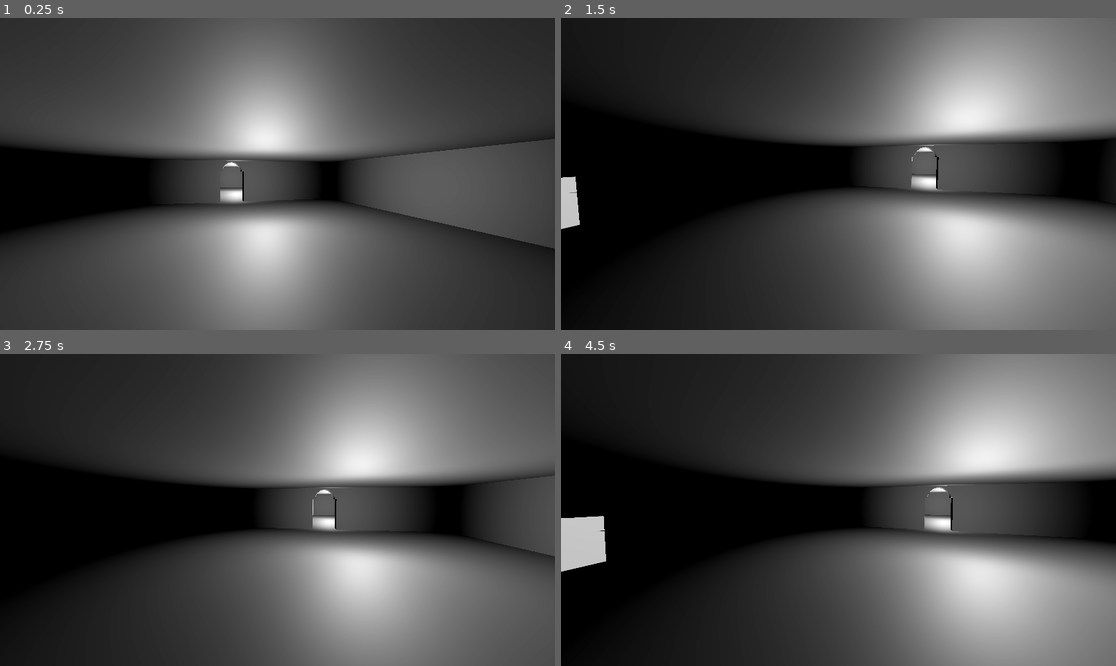
Above: before the commit, frames 1-4 (two rows, left to right).
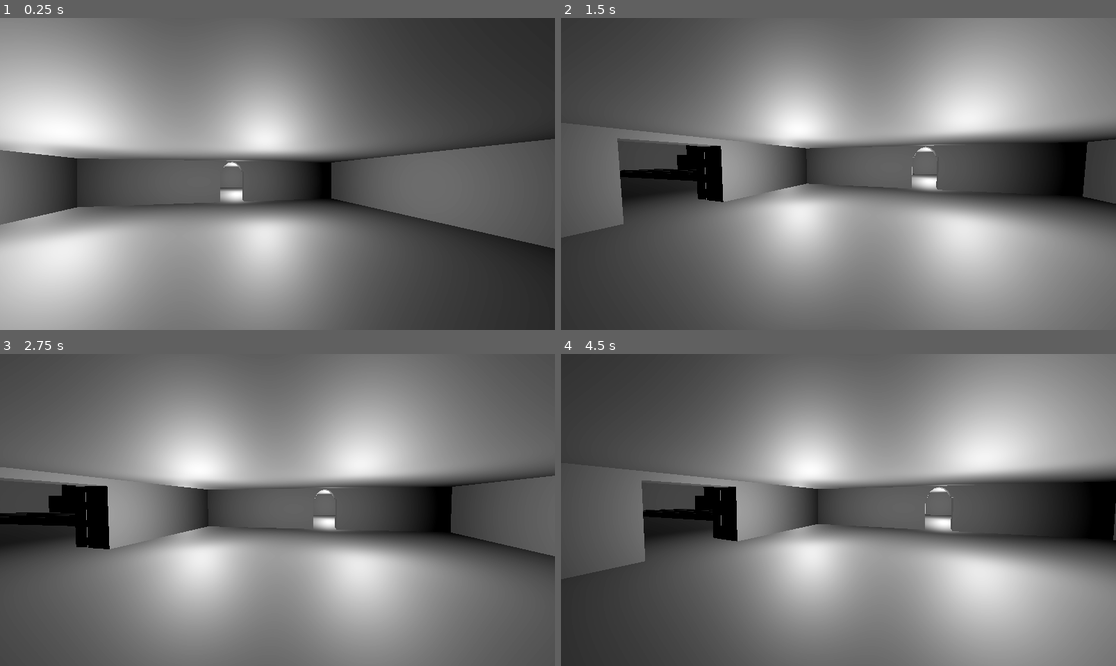
Above: after the commit, the same moments.

Repository: CodeDezz/KyawWin_3DClassGame
Game: Godot game, scene res://scenes/levels/level_01.tscn
Two runs of this game, one before a commit and one after it. Both use one fixed random seed, a clock stepped at 60 frames per second and the inputs below.
Inputs (mouse positions are in pixels of both pictures, inside the frame that each line leads up to):
- Up to frame 1 (0.25 s): no input
- Up to frame 2 (1.5 s): tap Enter (ui_accept) at 0.5, 0.77, 1.25 s; move the mouse to (960, 158) at 0.52 s; hold Right (ui_right) 0.53-1.28 s; tap F (freefly) at 0.6 s; click (960, 158) at 0.67 s; move the mouse to (810, 174) at 1.27 s; hold Up (ui_up) from 1.28 s (still down); tap Shift (sprint) at 1.35 s
- Up to frame 3 (2.75 s): keep holding Up (ui_up); tap Enter (ui_accept) at 1.52, 2 s; move the mouse to (288, 503) at 2.02 s; tap F (freefly) at 2.1 s
- Up to frame 4 (4.5 s): keep holding Up (ui_up); tap Enter (ui_accept) at 2.75, 3.02, 3.5, 3.77, 4.25 s; move the mouse to (832, 516) at 2.77 s; tap Shift (sprint) at 2.85, 4.35 s; click (832, 516) at 2.92 s; move the mouse to (877, 513) at 3.52 s; tap F (freefly) at 3.6 s; move the mouse to (794, 506) at 4.27 s

The runs differ from the first frame. In frame 1, 37% of the frame differs, in the area x 0-67%, y 0-100%; in frame 2, 59%; in frame 3, 53%; in frame 4, 61%, in the area x 0-100%, y 0-100%.

Commit message:
Rooms
walls, second floor, stairs and pipes

Diff:
--- a/kyaw-win-3d-class-game/scenes/levels/level_01.tscn
+++ b/kyaw-win-3d-class-game/scenes/levels/level_01.tscn
@@ -25,7 +25,7 @@
 environment = SubResource("Environment_2djvx")
 
 [node name="DirectionalLight3D" type="DirectionalLight3D" parent="." unique_id=2083935028]
-transform = Transform3D(-0.27010617, -0.43883795, -0.85700846, -0.03963627, -0.8842704, 0.4652899, -0.9620143, 0.15964632, 0.22145298, -3.5, 11.8, 0.49999976)
+transform = Transform3D(-0.16937906, -0.98521984, -0.02555137, 0.21410078, -0.062090345, 0.97483623, -0.9620143, 0.15964632, 0.22145304, -3.5, 11.8, 0.49999976)
 light_energy = 2.376
 light_indirect_energy = 1.516
 light_volumetric_fog_energy = 1.172
@@ -36,54 +36,78 @@
 use_collision = true
 
 [node name="Floor" type="CSGBox3D" parent="CSGCombiner3D" unique_id=15414804]
-transform = Transform3D(1, 0, 0, 0, 1, 0, 0, 0, 1, 0, -0.5, 0)
-size = Vector3(50, 1, 50)
+transform = Transform3D(1, 0, 0, 0, 1, 0, 0, 0, 1, -4.3499985, -0.5, -7.3999996)
+size = Vector3(94.5, 1, 123.200005)
 
 [node name="Ceiling" type="CSGBox3D" parent="CSGCombiner3D" unique_id=316795960]
 transform = Transform3D(1, 0, 0, 0, 1, 0, 0, 0, 1, -3.874302e-07, 3, -11.850001)
 size = Vector3(40, 1, 16.5)
 
+[node name="Ceiling2" type="CSGBox3D" parent="CSGCombiner3D" unique_id=212125060]
+transform = Transform3D(1, 0, 0, 0, 1, 0, 0, 0, 1, -3.874302e-07, 12.799999, 2.249999)
+size = Vector3(40, 0.2, 44.7)
+
 [node name="Wall" type="CSGBox3D" parent="CSGCombiner3D" unique_id=430614383]
 transform = Transform3D(1, 0, 0, 0, 1, 0, 0, 0, 1, 0, 1.25, -4.1000004)
 size = Vector3(40, 2.5, 1)
 
-[node name="DoorwayBottom" type="CSGBox3D" parent="CSGCombiner3D/Wall" unique_id=1958322392]
-transform = Transform3D(1.3113417e-07, 0, 1, 0, 1, 0, -1, 0, 1.3113416e-07, 6.0000005, -0.34999996, -0.05000019)
-operation = 2
-size = Vector3(1.3000001, 1.9, 3.2)
-
-[node name="TopDoorway" type="CSGCylinder3D" parent="CSGCombiner3D/Wall" unique_id=492874863]
-transform = Transform3D(2.8611103e-08, 7.1527694e-08, 1.6199999, -0.9000002, -3.1472197e-08, 1.8127984e-07, 3.9340257e-08, -0.71999985, 3.1157466e-08, 5.999991, 0.3779999, -0.018996239)
+[node name="DoorwayBottom2" type="CSGBox3D" parent="CSGCombiner3D/Wall" unique_id=2102772540]
+transform = Transform3D(-0.0401318, 0, -0.43964553, 0, 1, 0, 0.9991944, 0, -0.017657991, 2.441358, -0.14999998, 0.009781361)
+operation = 2
+size = Vector3(1.3000001, 2.3, 6.8)
+
+[node name="Wall7" type="CSGBox3D" parent="CSGCombiner3D" unique_id=1253616831]
+transform = Transform3D(1, 0, 0, 0, 1, 0, 0, 0, 1, 0, 4.75, -4.1000004)
+size = Vector3(40, 2.5, 1)
+
+[node name="DoorwayBottom2" type="CSGBox3D" parent="CSGCombiner3D/Wall7" unique_id=137213140]
+transform = Transform3D(-0.0401318, 0, -0.43964553, 0, 1, 0, 0.9991944, 0, -0.017657991, -17.458643, -0.1500001, 0.009781361)
+operation = 2
+size = Vector3(1.3000001, 2.3, 6.8)
+
+[node name="Wall2" type="CSGBox3D" parent="CSGCombiner3D" unique_id=1849637947]
+transform = Transform3D(-4.371139e-08, 0, 1, 0, 1, 0, -1, 0, -4.371139e-08, 19.499998, 3.1999998, 0.9)
+size = Vector3(40, 8.1, 1)
+
+[node name="Wall9" type="CSGBox3D" parent="CSGCombiner3D" unique_id=137767689]
+transform = Transform3D(-4.371139e-08, 0, 1, 0, 1, 0, -1, 0, -4.371139e-08, 19.499998, 3.35, -34.25)
+size = Vector3(27.9, 7.8, 1)
+
+[node name="Wall10" type="CSGBox3D" parent="CSGCombiner3D" unique_id=399189]
+transform = Transform3D(-4.371139e-08, 0, 1, 0, 1, 0, -1, 0, -4.371139e-08, 10.849998, 6.65, -34.25)
+size = Vector3(27.9, 1.2, 16.300001)
+
+[node name="Wall3" type="CSGBox3D" parent="CSGCombiner3D" unique_id=8963590]
+transform = Transform3D(-4.371139e-08, 0, 1, 0, 1, 0, -1, 0, -4.371139e-08, -19.500004, 3.3999999, 0.9)
+size = Vector3(40, 7.7000003, 1)
+
+[node name="Wall4" type="CSGBox3D" parent="CSGCombiner3D" unique_id=988636419]
+transform = Transform3D(1, 0, 0, 0, 1, 0, 0, 0, 1, 0, 3.6, 21.4)
+size = Vector3(40, 7.3, 1)
+
+[node name="DoorwayBottom" type="CSGBox3D" parent="CSGCombiner3D/Wall4" unique_id=1958322392]
+transform = Transform3D(1.3113417e-07, 0, 1, 0, 1, 0, -1, 0, 1.3113416e-07, -0.099999815, -2.2499998, -0.14999771)
+operation = 2
+size = Vector3(1.3000001, 2.7, 5.1)
+
+[node name="TopDoorway" type="CSGCylinder3D" parent="CSGCombiner3D/Wall4" unique_id=492874863]
+transform = Transform3D(3.1472215e-08, 7.1527694e-08, 2.1059997, -0.99000025, -3.1472197e-08, 2.3566379e-07, 4.3274284e-08, -0.71999985, 4.0504705e-08, -0.10000935, -1.0219996, -0.018995285)
 operation = 2
 radius = 0.90000004
 height = 1.5250001
 sides = 16
 
-[node name="Wall2" type="CSGBox3D" parent="CSGCombiner3D" unique_id=1849637947]
-transform = Transform3D(-4.371139e-08, 0, 1, 0, 1, 0, -1, 0, -4.371139e-08, 19.499998, 1.25, 0.9)
-size = Vector3(40, 2.5, 1)
-
-[node name="Wall3" type="CSGBox3D" parent="CSGCombiner3D" unique_id=8963590]
-transform = Transform3D(-4.371139e-08, 0, 1, 0, 1, 0, -1, 0, -4.371139e-08, -19.500004, 1.25, 0.9)
-size = Vector3(40, 2.5, 1)
-
-[node name="CSGCylinder3D" type="CSGCylinder3D" parent="CSGCombiner3D/Wall3" unique_id=1332471688]
-transform = Transform3D(1, 0, 0, 0, 1, 0, 0, 0, 1, -2.3841858e-07, 0, 5.8)
-
-[node name="CSGSphere3D" type="CSGSphere3D" parent="CSGCombiner3D/Wall3/CSGCylinder3D" unique_id=570767136]
-transform = Transform3D(1, 0, 0, 0, 1, 0, 0, 0, 1, -3.5762787e-07, 0, 8.1)
-
-[node name="Wall4" type="CSGBox3D" parent="CSGCombiner3D" unique_id=988636419]
-transform = Transform3D(1, 0, 0, 0, 1, 0, 0, 0, 1, 0, 1.25, 21.4)
-size = Vector3(40, 2.5, 1)
-
 [node name="Wall5" type="CSGBox3D" parent="CSGCombiner3D" unique_id=1689213529]
-transform = Transform3D(1, 0, 0, 0, 1, 0, 0, 0, 1, 0, 1.25, -19.6)
-size = Vector3(40, 2.5, 1)
+transform = Transform3D(1, 0, 0, 0, 1, 0, 0, 0, 1, 0, 6.15, -19.6)
+size = Vector3(40, 13.400001, 1)
+
+[node name="Wall8" type="CSGBox3D" parent="CSGCombiner3D" unique_id=1833756907]
+transform = Transform3D(1, 0, 0, 0, 1, 0, 0, 0, 1, 11.849999, 3.25, -48.7)
+size = Vector3(16.300001, 8, 1)
 
 [node name="Wall6" type="CSGBox3D" parent="CSGCombiner3D" unique_id=1717822800]
-transform = Transform3D(-1.923301e-08, 0, 1, 0, 1, 0, -0.44, 0, -4.371139e-08, -6.300004, 1.25, -11.838001)
-size = Vector3(37.5, 2.5, 1)
+transform = Transform3D(-1.923301e-08, 0, 1, 0, 1, 0, -0.44, 0, -4.371139e-08, -6.300004, 1.25, -11.860001)
+size = Vector3(37.4, 2.5, 1)
 
 [node name="DoorwayBottom" type="CSGBox3D" parent="CSGCombiner3D/Wall6" unique_id=440975835]
 transform = Transform3D(1.3113417e-07, 0, 1, 0, 1, 0, -1, 0, 1.3113416e-07, 1.1000004, -0.34999996, -0.05000019)
@@ -110,5 +134,182 @@
 light_specular = 4.027
 omni_range = 8.756
 
-[node name="CSGPolygon3D" type="CSGPolygon3D" parent="." unique_id=1492419090]
-transform = Transform3D(-0.40280977, -0.7236726, 0.56039447, 0.9103773, -0.25346527, 0.32706043, -0.094644025, 0.64191353, 0.7609132, -3.2, 2.5, 6.3)
+[node name="OmniLight3D3" type="OmniLight3D" parent="." unique_id=1333652346]
+transform = Transform3D(1, 0, 0, 0, 1, 0, 0, 0, 1, 0.5, 1.2000002, -7.9)
+light_specular = 4.027
+omni_range = 8.756
+
+[node name="OmniLight3D4" type="OmniLight3D" parent="." unique_id=1986798398]
+transform = Transform3D(1, 0, 0, 0, 1, 0, 0, 0, 1, -15.700001, 1.2000002, 4.1000004)
+light_specular = 4.027
+omni_range = 59.0
+
+[node name="CSGCylinder3D" type="CSGCylinder3D" parent="." unique_id=1335374781]
+transform = Transform3D(1, 0, 0, 0, 1, 0, 0, 0, 1, 15.2, 10.046875, 9.3)
+radius = 3.5
+height = 20.24375
+
+[node name="CSGCylinder3D3" type="CSGCylinder3D" parent="." unique_id=565021683]
+transform = Transform3D(1, 0, 0, 0, 1, 0, 0, 0, 1, 15.2, 10.046875, 16.300003)
+radius = 3.5
+height = 20.24375
+
+[node name="CSGCylinder3D2" type="CSGCylinder3D" parent="." unique_id=627998369]
+transform = Transform3D(1, 0, 0, 0, 1, 0, 0, 0, 1, 15.2, 10.046875, 2.3000004)
+radius = 3.5
+height = 20.24375
+
+[node name="CSGSphere3D" type="CSGSphere3D" parent="." unique_id=1002095771]
+transform = Transform3D(3.5, 0, 0, 0, 6.1440005, 0, 0, 0, 5.1, 11.400001, 11.3, 3.2000003)
+radius = 0.90000004
+rings = 4
+smooth_faces = false
+
+[node name="DoorwayBottom2" type="CSGBox3D" parent="CSGSphere3D" unique_id=200724609]
+transform = Transform3D(-0.2857143, 0, 3.1971762e-08, 0, 0.1627604, 0, -2.742676e-09, 0, -0.08627451, 0.07142711, -1.6927085, -0.16549146)
+size = Vector3(1.3000001, 1.9, 3.2)
+
+[node name="DoorwayBottom3" type="CSGBox3D" parent="CSGSphere3D" unique_id=1368125479]
+transform = Transform3D(-0.2857143, 0, 3.1971762e-08, 0, 0.1627604, 0, -2.742676e-09, 0, -0.08627451, 0.07142711, -1.6927085, 1.2070575)
+size = Vector3(1.3000001, 1.9, 3.2)
+
+[node name="DoorwayBottom4" type="CSGBox3D" parent="CSGSphere3D" unique_id=1919799048]
+transform = Transform3D(-0.2857143, 0, 3.1971762e-08, 0, 0.1627604, 0, -2.742676e-09, 0, -0.08627451, 0.07142711, -1.6927085, 2.5796065)
+size = Vector3(1.3000001, 1.9, 3.2)
+
+[node name="CSGSphere3D2" type="CSGSphere3D" parent="." unique_id=188237999]
+transform = Transform3D(3.5, 0, 0, 0, 6.1440005, 0, 0, 0, 5.1, 11.400001, 11.3, 9.400001)
+radius = 0.90000004
+rings = 4
+smooth_faces = false
+
+[node name="CSGSphere3D3" type="CSGSphere3D" parent="." unique_id=1311331213]
+transform = Transform3D(3.5, 0, 0, 0, 6.1440005, 0, 0, 0, 5.1, 11.400001, 11.3, 16.2)
+radius = 0.90000004
+rings = 4
+smooth_faces = false
+
+[node name="TinWall" type="CSGBox3D" parent="." unique_id=835977964]
+transform = Transform3D(1, 0, 0, 0, 1, 0, 0, 0, 1, -19.35, 7.3, 5)
+use_collision = true
+size = Vector3(4.5, 14.6, 0.3)
+
+[node name="TinWall3" type="CSGBox3D" parent="." unique_id=6427669]
+transform = Transform3D(1, 0, 0, 0, 1, 0, 0, 0, 1, -19.35, 7.3, 6)
+use_collision = true
+size = Vector3(4.5, 14.6, 0.3)
+
+[node name="TinWall2" type="CSGBox3D" parent="." unique_id=1271561184]
+transform = Transform3D(1, 0, 0, 0, 1, 0, 0, 0, 1, -19.35, 7.3, 7)
+use_collision = true
+size = Vector3(4.5, 14.6, 0.3)
+
+[node name="TinWall8" type="CSGBox3D" parent="." unique_id=883495711]
+transform = Transform3D(1, 0, 0, 0, 1, 0, 0, 0, 1, -19.35, 7.3, 8)
+use_collision = true
+size = Vector3(4.5, 14.6, 0.3)
+
+[node name="TinWall9" type="CSGBox3D" parent="." unique_id=746407781]
+transform = Transform3D(1, 0, 0, 0, 1, 0, 0, 0, 1, -19.35, 7.3, 9)
+use_collision = true
+size = Vector3(4.5, 14.6, 0.3)
+
+[node name="TinWall5" type="CSGBox3D" parent="." unique_id=1812404514]
+transform = Transform3D(1, 0, 0, 0, 1, 0, 0, 0, 1, -19.35, 7.3, 3)
+use_collision = true
+size = Vector3(4.5, 14.6, 0.3)
+
+[node name="TinWall6" type="CSGBox3D" parent="." unique_id=473163774]
+transform = Transform3D(1, 0, 0, 0, 1, 0, 0, 0, 1, -19.35, 7.3, 2)
+use_collision = true
+size = Vector3(4.5, 14.6, 0.3)
+
+[node name="TinWall7" type="CSGBox3D" parent="." unique_id=1915232517]
+transform = Transform3D(1, 0, 0, 0, 1, 0, 0, 0, 1, -19.35, 7.3, 1)
+use_collision = true
+size = Vector3(4.5, 14.6, 0.3)
+
+[node name="TinWall4" type="CSGBox3D" parent="." unique_id=243815312]
+transform = Transform3D(1, 0, 0, 0, 1, 0, 0, 0, 1, -19.35, 7.3, 4)
+use_collision = true
+size = Vector3(4.5, 14.6, 0.3)
+
+[node name="CSGBox3D2" type="CSGBox3D" parent="." unique_id=1256666429]
+transform = Transform3D(1, 0, 0, 0, 1, 0, 0, 0, 0.52330524, 0.42335713, 1.1297778, -3.3187647)
+size = Vector3(1, 2.2329102, 1)
+
+[node name="CSGBox3D5" type="CSGBox3D" parent="." unique_id=437795673]
+transform = Transform3D(1, 0, 0, 0, 1, 0, 0, 0, 0.52330524, 4.3953023, 1.1065844, -3.3187647)
+size = Vector3(1, 2.2792969, 1)
+
+[node name="CSGBox3D3" type="CSGBox3D" parent="." unique_id=965042561]
+transform = Transform3D(1, 0, 0, 0, 1, 0, 0, 0, 1, -15.56963, 1.1802154, 18.96884)
+size = Vector3(6.739258, 2.399414, 2.133789)
+
+[node name="CSGBox3D6" type="CSGBox3D" parent="." unique_id=942241993]
+transform = Transform3D(1, 0, 0, 0, 1, 0, 0, 0, 1, -15.56963, 1.1802154, 16.86884)
+size = Vector3(6.739258, 2.399414, 2.133789)
+
+[node name="CSGBox3D8" type="CSGBox3D" parent="." unique_id=152310060]
+transform = Transform3D(1, 0, 0, 0, 1, 0, 0, 0, 1, -15.56963, 1.1802154, 14.726517)
+size = Vector3(6.739258, 2.399414, 2.133789)
+
+[node name="CSGBox3D7" type="CSGBox3D" parent="." unique_id=154454190]
+transform = Transform3D(1, 0, 0, 0, 1, 0, 0, 0, 1, -15.56963, 3.5802155, 16.86884)
+size = Vector3(6.739258, 2.399414, 2.133789)
+
+[node name="CSGBox3D4" type="CSGBox3D" parent="." unique_id=522622956]
+transform = Transform3D(1, 0, 0, 0, 1, 0, 0, 0, 1, 5.3441563, 0.85056615, 29.437641)
+size = Vector3(0.22906494, 1.6640625, 0.33099365)
+
+[node name="CSGBox3D" type="CSGBox3D" parent="." unique_id=2031691065]
+transform = Transform3D(1, 0, 0, 0, 1, 0, 0, 0, 1, -17.478, 1.7414734, -1.6743249)
+use_collision = true
+size = Vector3(3, 3.5, 3.8461914)
+
+[node name="CSGBox3D9" type="CSGBox3D" parent="." unique_id=105992454]
+transform = Transform3D(0.8660254, 0.5, 0, -0.5, 0.8660254, 0, 0, 0, 1, -14.078001, 0.34147343, -1.6743249)
+use_collision = true
+size = Vector3(6.6, 3.5, 3.8461914)
+
+[node name="CSGBox3D10" type="CSGBox3D" parent="." unique_id=245288763]
+transform = Transform3D(1, 0, 0, 0, 1, 0, 0, 0, 1, -17.478, 6.2914734, -16.974325)
+use_collision = true
+size = Vector3(3, 5.6, 3.8461914)
+
+[node name="CSGBox3D11" type="CSGBox3D" parent="." unique_id=392175431]
+transform = Transform3D(0.8660254, 0.5, 0, -0.5, 0.8660254, 0, 0, 0, 1, -11.570949, 6.2838125, -16.974325)
+use_collision = true
+size = Vector3(10.6, 0.4, 3.8461914)
+
+[node name="CSGBox3D12" type="CSGBox3D" parent="." unique_id=1667606616]
+transform = Transform3D(1, 0, 0, 0, 1, 0, 0, 0, 1, 1.9999995, 4.1, -3.65)
+size = Vector3(3.6000001, 1.6, 2.3)
+
+[node name="CSGBox3D14" type="CSGBox3D" parent="." unique_id=1302932121]
+transform = Transform3D(1, 0, 0, 0, 1, 0, 0, 0, 1, -4.3000007, 4.1, -3.65)
+size = Vector3(3.6000001, 1.6, 2.3)
+
+[node name="CSGBox3D15" type="CSGBox3D" parent="." unique_id=430366248]
+transform = Transform3D(1, 0, 0, 0, 1, 0, 0, 0, 1, -9.6, 4.1, -3.65)
+size = Vector3(3.6000001, 1.6, 2.3)
+
+[node name="CSGBox3D13" type="CSGBox3D" parent="." unique_id=382490974]
+transform = Transform3D(1, 0, 0, 0, 1, 0, 0, 0, 1, 9.2, 4.1, -3.65)
+size = Vector3(3.6000001, 1.6, 2.3)
+
+[node name="CSGCylinder3D4" type="CSGCylinder3D" parent="." unique_id=101603522]
+transform = Transform3D(1, 0, 0, 0, -4.371139e-08, -1, 0, 1, -4.371139e-08, -6.7999997, -2.6076572e-07, 8.665625)
+height = 24.43125
+
+[node name="CSGCylinder3D6" type="CSGCylinder3D" parent="." unique_id=1451593167]
+transform = Transform3D(1, 0, 0, 0, -4.371139e-08, -1, 0, 1, -4.371139e-08, -4.7, -2.6076572e-07, 8.665625)
+height = 24.43125
+
+[node name="CSGCylinder3D7" type="CSGCylinder3D" parent="." unique_id=726541809]
+transform = Transform3D(1, 0, 0, 0, -4.371139e-08, -1, 0, 1, -4.371139e-08, -10, -2.6076572e-07, 8.665625)
+height = 24.43125
+
+[node name="CSGCylinder3D5" type="CSGCylinder3D" parent="." unique_id=1299859566]
+transform = Transform3D(1, 0, 0, 0, -4.371139e-08, -1, 0, 1, -4.371139e-08, -8.4, -2.6076572e-07, 8.665625)
+height = 24.43125
